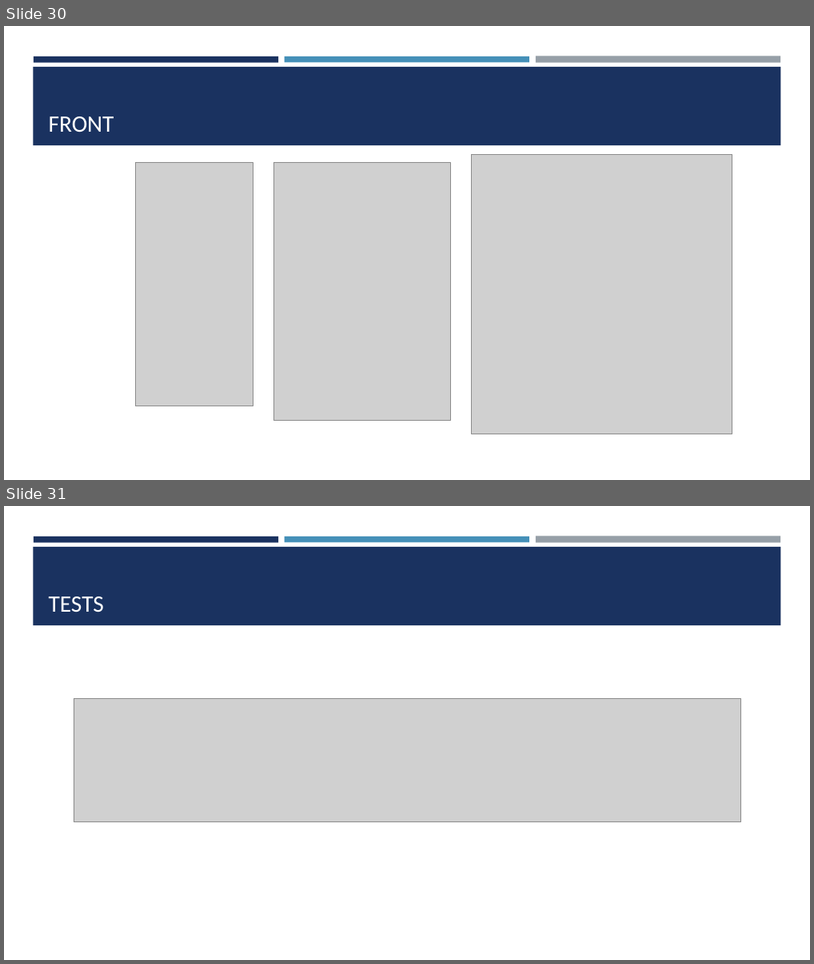
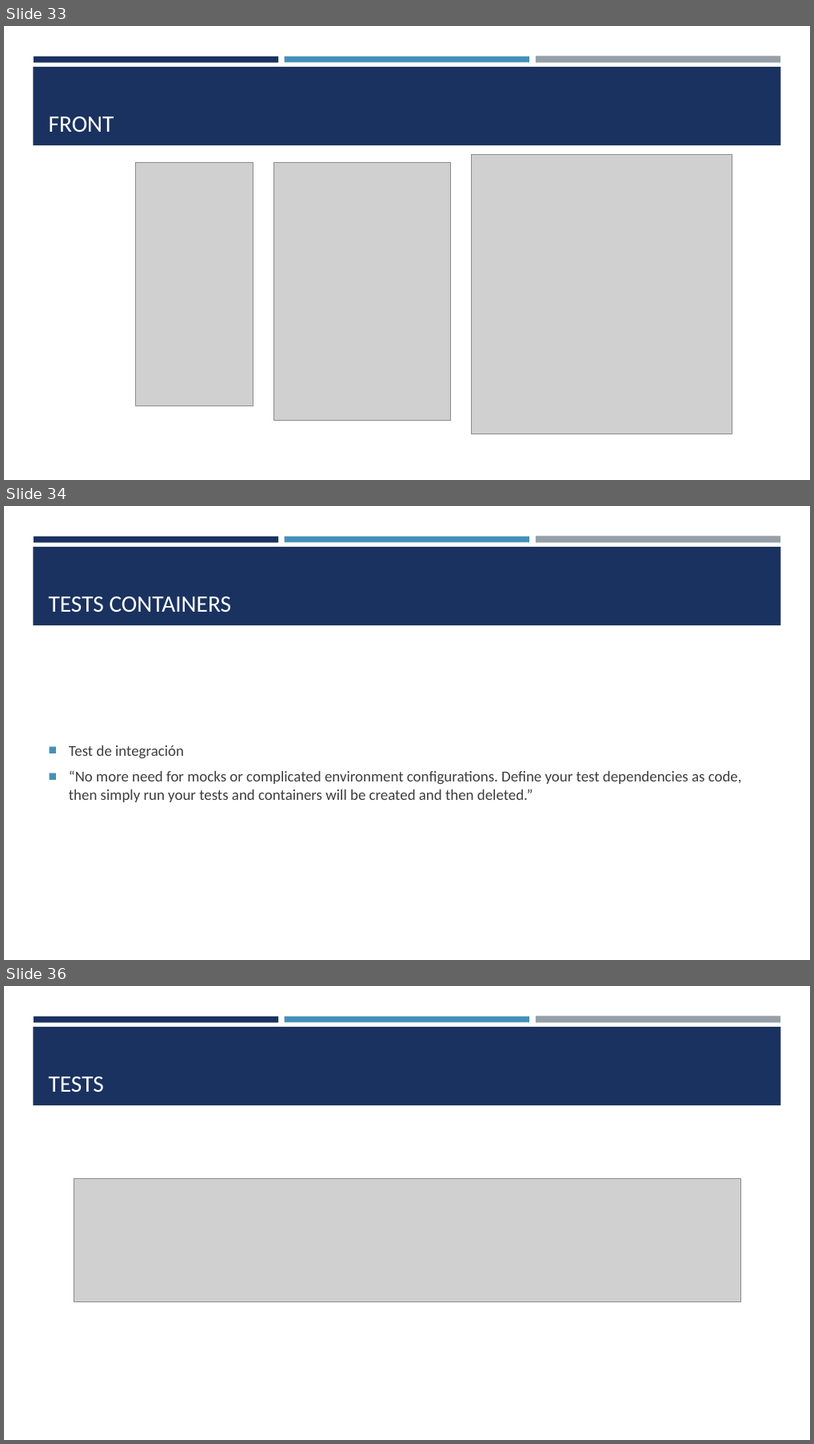
Before and after one commit to xBaank/MadridTransporte, a slide deck: docs/Presentacion TFG.pptx. Shown one above the other, each under a label of ours: slides 30 and 31 before the commit, slides 33, 34 and 36 after it; the slides between them are not shown. The pictures are 814x964 and 814x1444 pixels, drawn with LibreOffice and Linux fonts; fonts in the diff are those of the drawing; grey boxes stand for pictures. Boxes give left, top, right and bottom in pixels: in the first picture for what was removed or moved away, otherwise in the second. Text is boxed around its words. In the diff, an @@ line names an element or a change of style, - is before the commit and + after.

```diff
--- a/docs/Presentacion TFG.pptx
+++ b/docs/Presentacion TFG.pptx
@@ slide 34 added at [4, 506, 810, 960], background #FFFFFF; not listed: 4 template elements that a slide beside it also shows @@
@@ title added at [49, 596, 231, 612], 28 pt, text #FFFFFF @@
+TESTS CONTAINERS
@@ text added at [69, 745, 742, 802], 18 pt, text #3D3D3D @@
+■ Test de integración
+■ “No more need for mocks or complicated environment configurations. Define your test dependencies as code, then simply run your tests and containers will be created and then deleted.”
@@ what was slide 30 is now slide 33 @@
@@ what was slide 31 is now slide 36 @@
```
Also in this commit, not shown: 1 slide changed, 4 other slides added, 1 other file.
